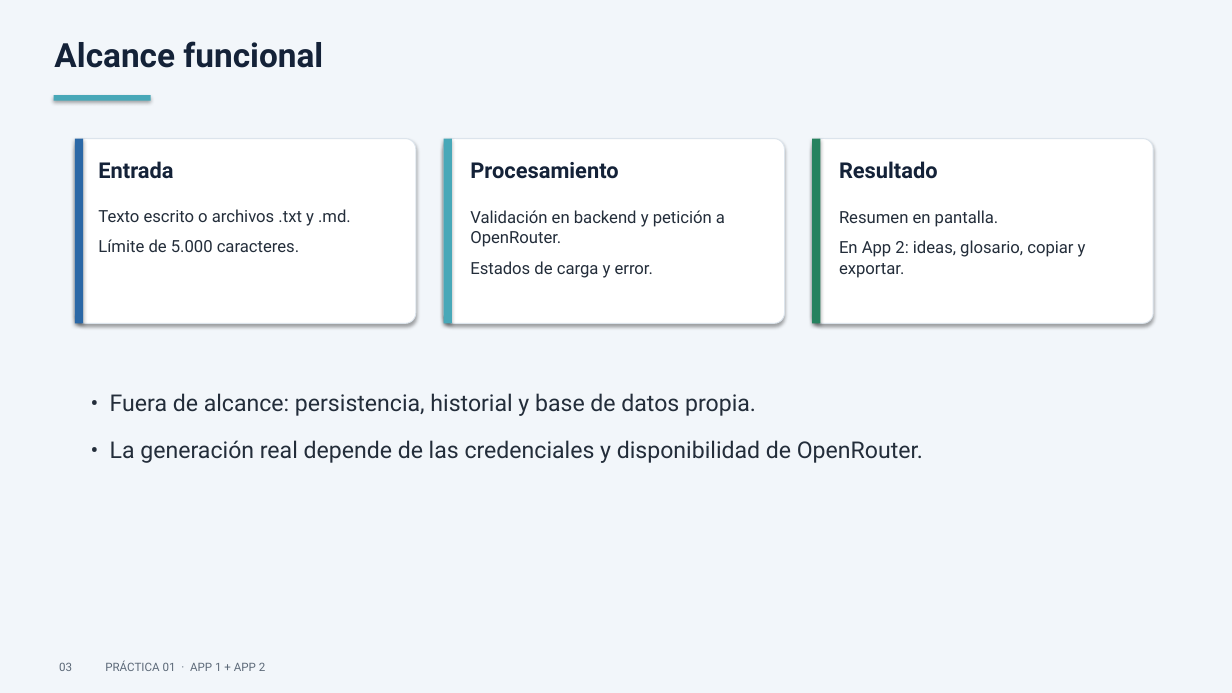
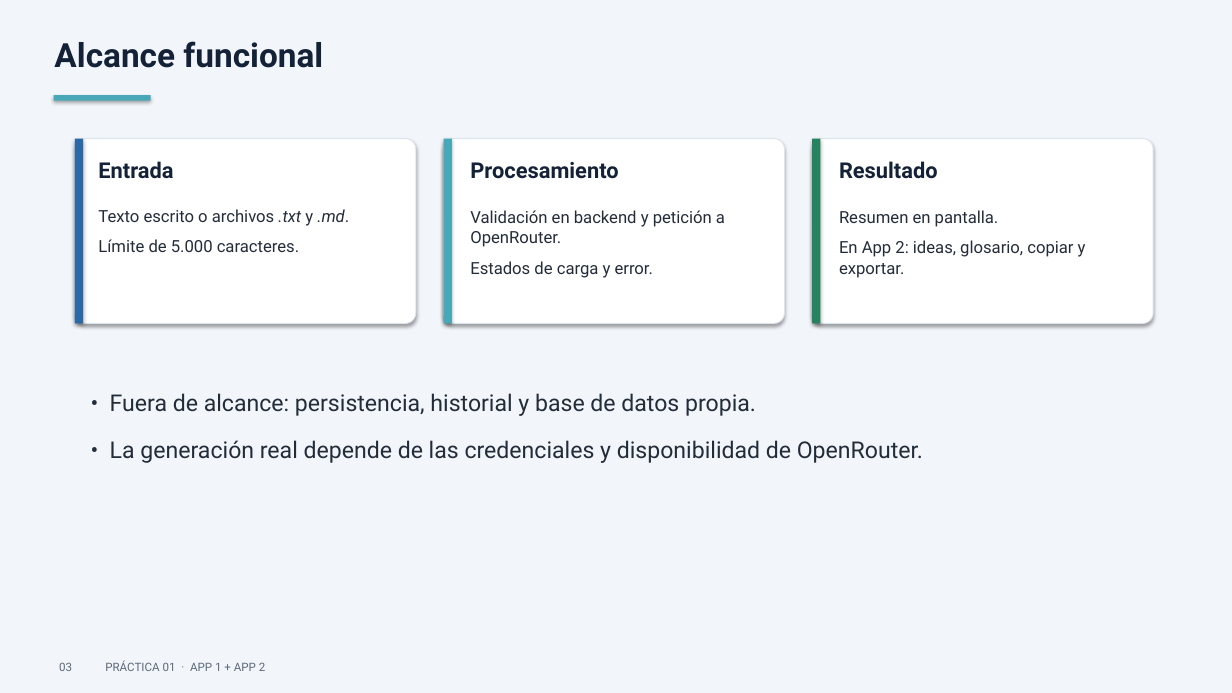
Before and after one commit to mdelrui/Practica01-Mini_App_Web, a slide deck: slide 3 of presentation/defensa.pptx. Drawn at 1232x693 pixels with LibreOffice and Linux fonts; fonts in the diff are those of the drawing. Boxes give left, top, right and bottom in pixels: in the first picture for what was removed or moved away, otherwise in the second. Text is boxed around its words. In the diff, an @@ line names an element or a change of style, - is before the commit and + after.

```diff
--- a/presentation/defensa.pptx
+++ b/presentation/defensa.pptx
@@ text at [98, 209, 349, 226]: italic on in ".txt .md." @@
```
Also in this commit, not shown: 11 other slides changed, 2 slides added.
